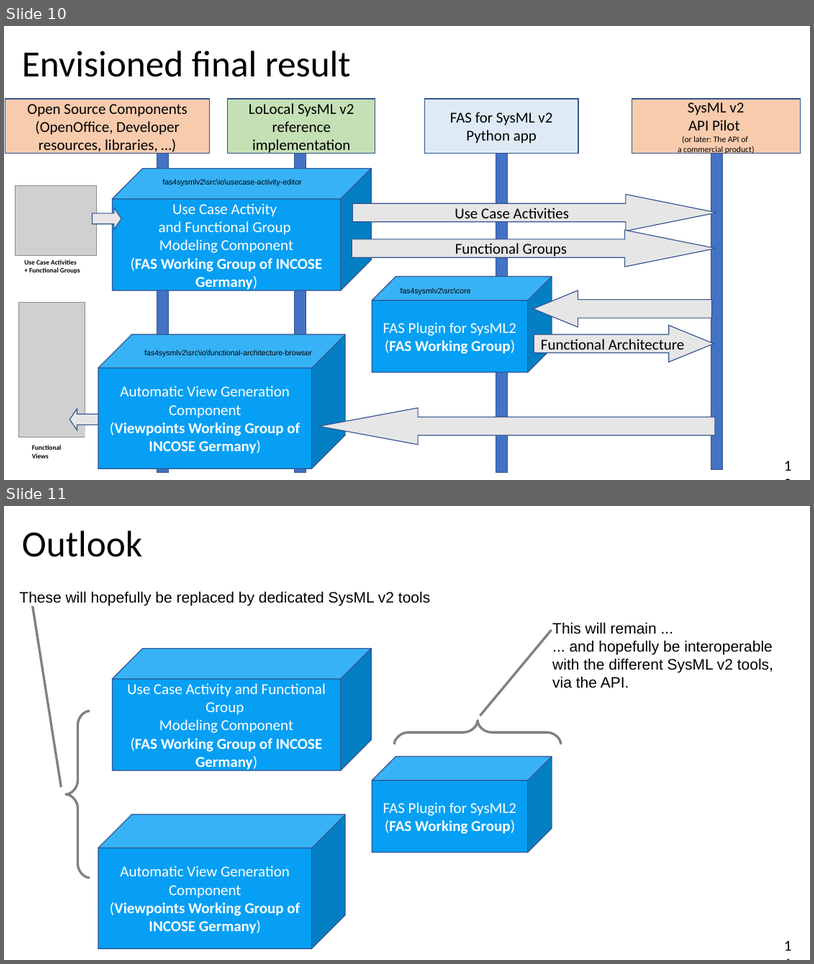
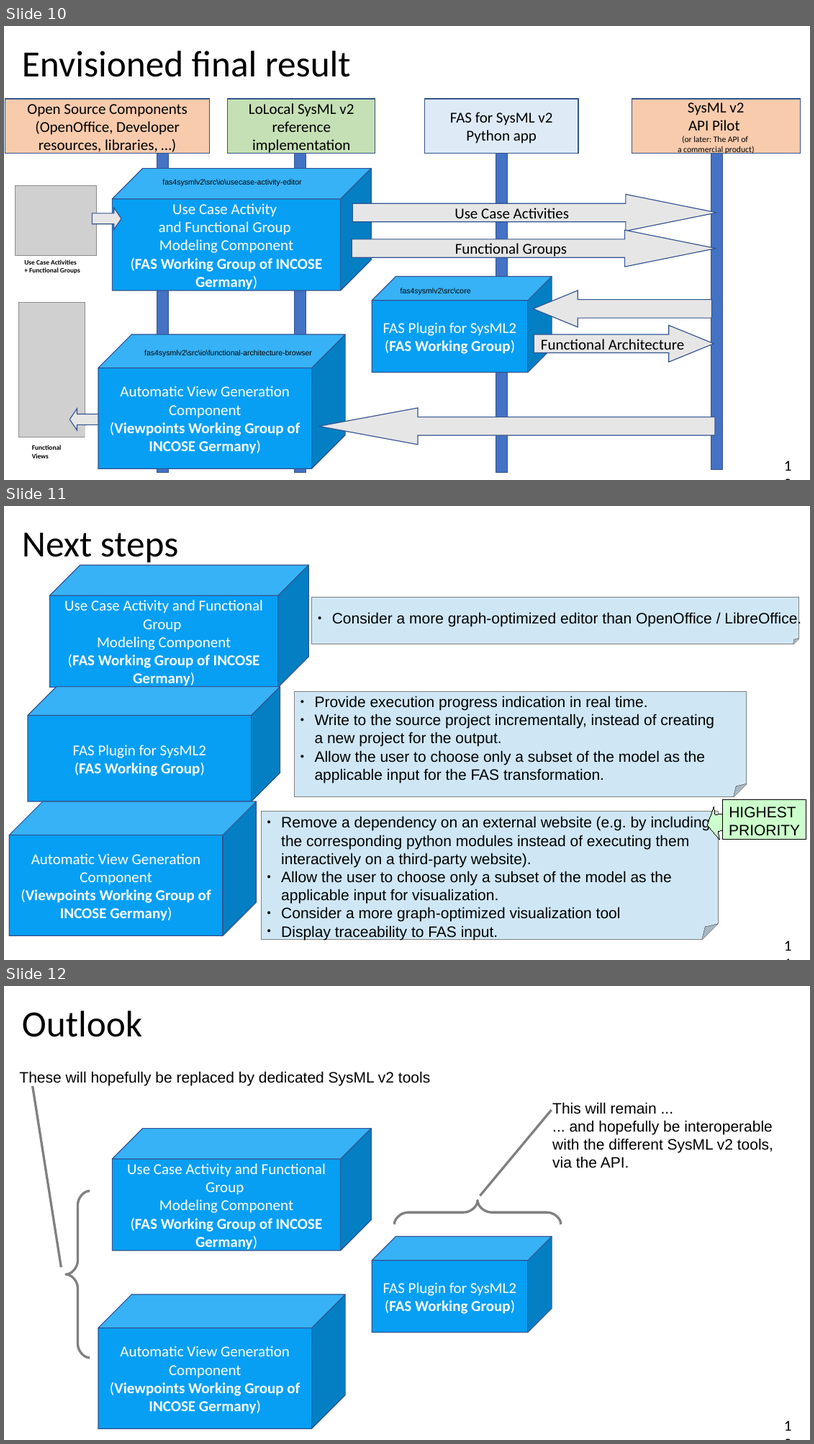
Before and after one commit to GfSE/fas4sysmlv2, a slide deck: doc/tech-docs/sysmlv2-pilot/fas4sysmlv2.odp. Shown one above the other, each under a label of ours: slides 10 and 11 before the commit, slides 10, 11 and 12 after it. The pictures are 814x964 and 814x1444 pixels, drawn with LibreOffice and Linux fonts; fonts in the diff are those of the drawing; grey boxes stand for pictures. Boxes give left, top, right and bottom in pixels: in the first picture for what was removed or moved away, otherwise in the second. Text is boxed around its words. In the diff, an @@ line names an element or a change of style, - is before the commit and + after.

Commit message:
Updated status and defined next steps.

```diff
--- a/doc/tech-docs/sysmlv2-pilot/fas4sysmlv2.odp
+++ b/doc/tech-docs/sysmlv2-pilot/fas4sysmlv2.odp
@@ slide 11 added at box(4, 506, 810, 960), background #FFFFFF @@
@@ title added at box(22, 533, 179, 566), 44 pt, text #000000 @@
+Next steps
@@ cube added at box(50, 565, 309, 687), fill #069FF4, outline #325490 0.99 pt, 18 pt, text #FFFFFF @@
+Use Case Activity and Functional Group
+Modeling Component
+(FAS Working Group of INCOSE Germany)
@@ folded corner added at box(312, 597, 800, 644), fill #CFE7F5, outline #808080 0 pt, 18 pt, text #000000 @@
+● Consider a more graph-optimized editor than OpenOffice / LibreOffice.
@@ cube added at box(28, 686, 280, 801), fill #069FF4, outline #325490 0.99 pt, 18 pt, text #FFFFFF @@
+FAS Plugin for SysML2
+(FAS Working Group)
@@ folded corner added at box(294, 692, 747, 796), fill #CFE7F5, outline #808080 0 pt, 18 pt, text #000000 @@
+● Provide execution progress indication in real time.
+● Write to the source project incrementally, instead of creating
+  a new project for the output.
+● Allow the user to choose only a subset of the model as the
+  applicable input for the FAS transformation.
@@ cube added at box(10, 801, 257, 936), fill #069FF4, outline #325490 0.99 pt, 18 pt, text #FFFFFF, bold @@
+Automatic View Generation Component
+(Viewpoints Working Group of INCOSE Germany)
@@ left arrow added at box(705, 802, 748, 842), fill #CCFFCC, outline #000000 0 pt @@
@@ rectangle added at box(723, 800, 807, 839), fill #CCFFCC, outline #000000 0 pt, 18 pt, text #000000 @@
+HIGHEST
+PRIORITY
@@ folded corner added at box(261, 811, 718, 939), fill #CFE7F5, outline #808080 0 pt, 18 pt, text #000000 @@
+● Remove a dependency on an external website (e.g. by including
+  the corresponding python modules instead of executing them
+  interactively on a third-party website).
+● Allow the user to choose only a subset of the model as the
+  applicable input for visualization.
+● Consider a more graph-optimized visualization tool
+● Display traceability to FAS input.
@@ page number added at box(779, 932, 790, 943), 18 pt, text #000000 @@
+11
@@ what was slide 11 is now slide 12 @@
```
Also in this commit, not shown: 1 slide changed.
